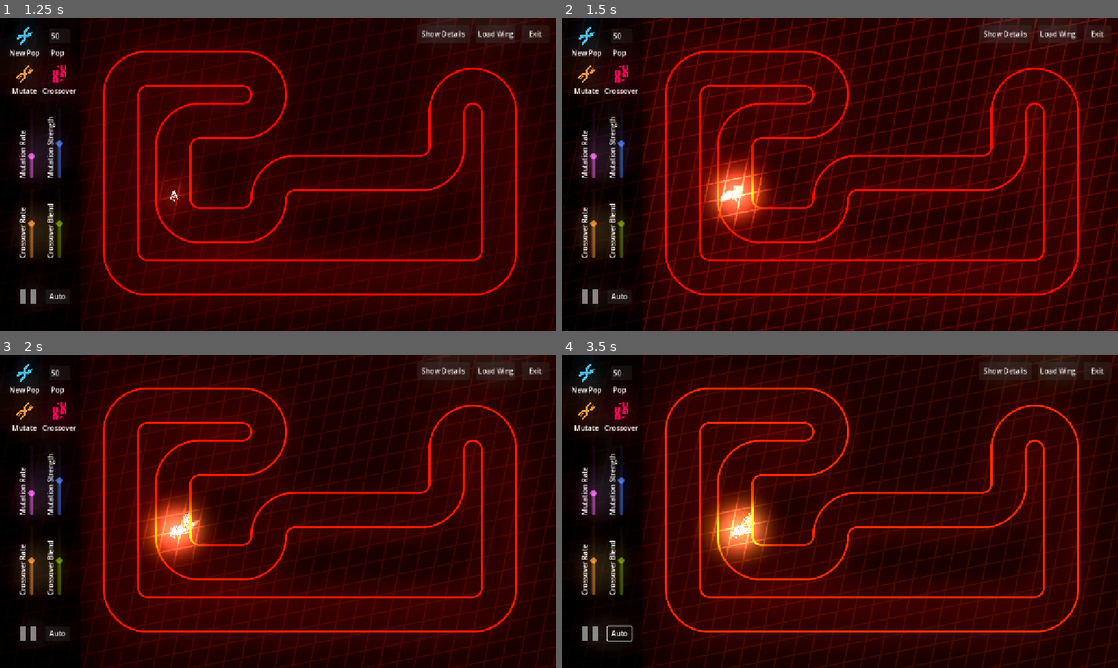
Above: before the commit, frames 1-4 (two rows, left to right).
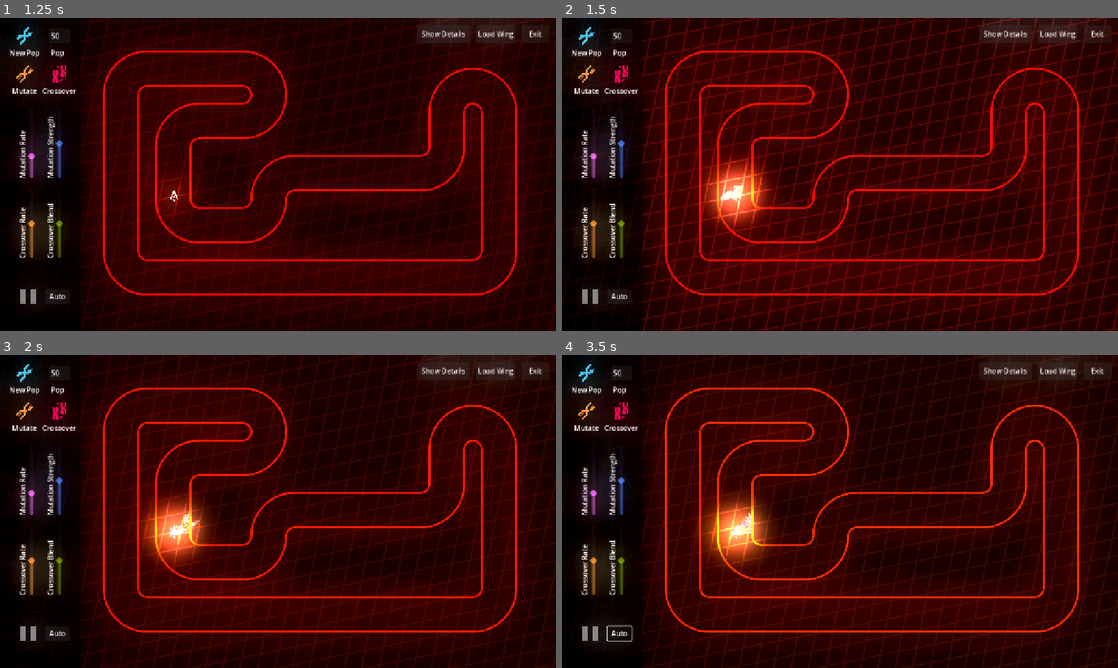
Above: after the commit, the same moments.

Repository: JulienToumieh/neural-drift
Game: Godot game, scene res://main.tscn
The game is run twice, just before and just after one commit, with the same random seed, the same clock (stepped at 60 frames per second) and the same inputs.
Inputs (mouse positions are in pixels of both pictures, inside the frame that each line leads up to):
- Up to frame 1 (1.25 s): click (278, 268) at 0.5 s
- Up to frame 2 (1.5 s): click (584, 80) at 1.25 s
- Up to frame 3 (2 s): no input
- Up to frame 4 (3.5 s): click (623, 417) at 2 s; click "Auto" at 2.75 s

Frame 1 is identical in both runs. In frame 2, less than 0.1% of the frame differs, in the area x 28-33%, y 53-59%; in frame 3, less than 0.1%; in frame 4, 0.5%, in the area x 26-38%, y 45-66%.

Commit message:
Added Elitists

Diff:
--- a/scripts/genetic_controller.gd
+++ b/scripts/genetic_controller.gd
@@ -40,7 +40,16 @@
 		$Wings.remove_child(child)
 		child.queue_free()
 
-	for i in range(int($Population/Population.text)):
+
+	for i in range(2):
+		var wing = WingScene.instantiate()
+		wing.position = wingPos
+		wing.network = Globals.parents[i]
+		wing.ID = (int($Population/Population.text) - 2) + i
+		wing.isParent = true
+		$Wings.add_child(wing)
+
+	for i in range(int($Population/Population.text) - 2):
 		var wing = WingScene.instantiate()
 		wing.position = wingPos
 		wing.network = GANN.mutateNetwork(Globals.parents[0], $Parameters/MutationRateSlider.value, $Parameters/MutationStrengthSlider.value)
@@ -57,6 +66,14 @@
 	for child in $Wings.get_children():
 		$Wings.remove_child(child)
 		child.queue_free()
+
+	for i in range(2):
+		var wing = WingScene.instantiate()
+		wing.position = wingPos
+		wing.network = Globals.parents[i]
+		wing.ID = (int($Population/Population.text) - 2) + i
+		wing.isParent = true
+		$Wings.add_child(wing)
 
 	for i in range(int($Population/Population.text)):
 		var wing = WingScene.instantiate()
@@ -76,8 +93,9 @@
 	Globals.loadWing()
 
 func _on_auto_gen_button_toggled(toggled_on):
-	autoGen = true
-	startGen()
+	autoGen = toggled_on
+	if autoGen:
+		startGen()
 
 func findHighestScore():
 	var scores = Globals.wingScores.duplicate(true)
--- a/scripts/wing.gd
+++ b/scripts/wing.gd
@@ -10,6 +10,7 @@
 
 var score = 0
 
+@export var isParent = false
 @export var color = Color("#FFFFFF")
 @export var playable = false
 @export var network = {}
@@ -23,6 +24,10 @@
 	changeColor(color)
 	if not playable:
 		changeColor(generate_light_vibrant_color())
+
+		if isParent:
+			$WingCore.visible = false
+
 		if network.is_empty():
 			network = GANN.generateRandomNN(5, 6, 3)
 
